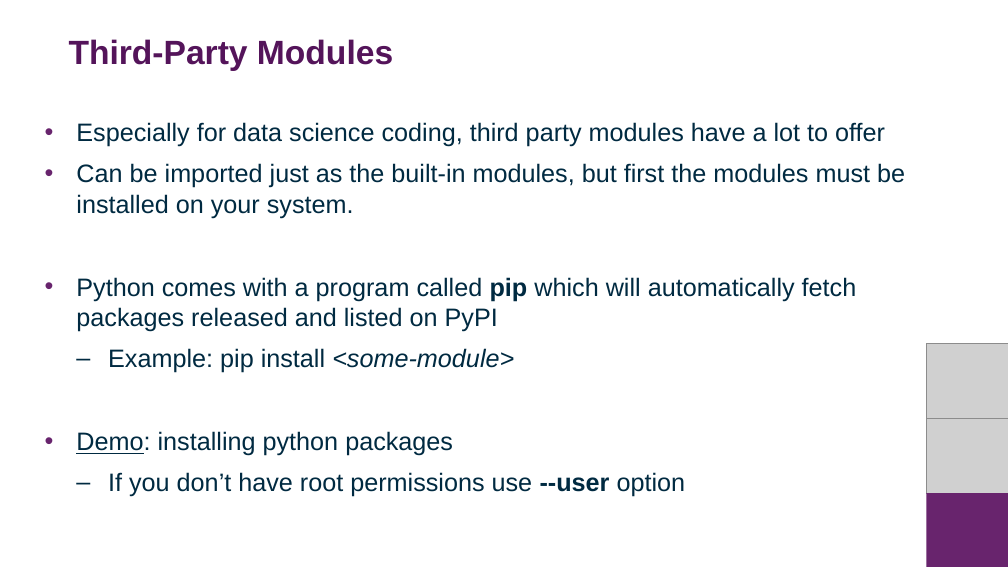
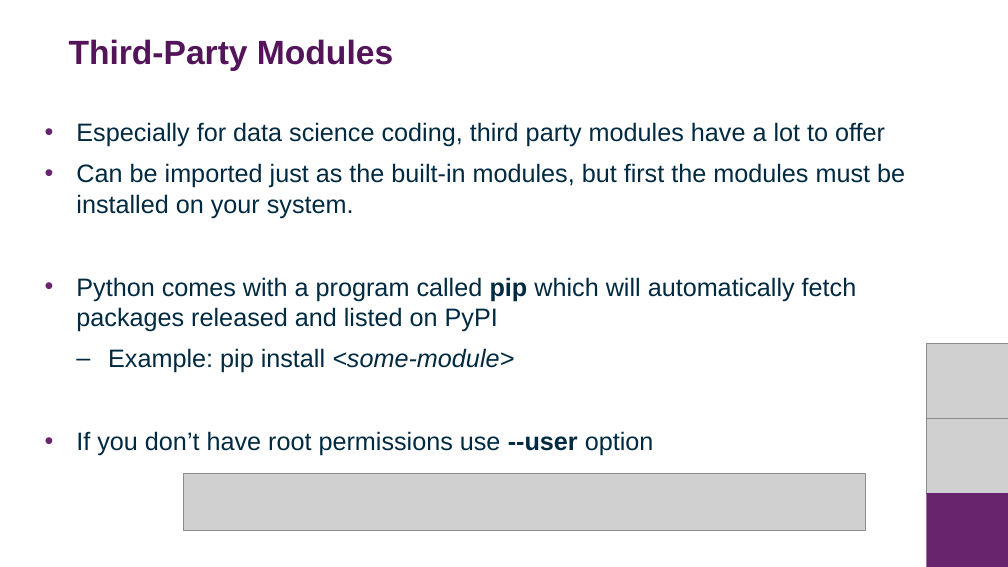
Before and after one commit to DurhamARC/Intermediate-Python, a slide deck: slide 33 of slides/intermediate_python.pptx. Drawn at 1008x567 pixels with LibreOffice and Linux fonts; fonts in the diff are those of the drawing; grey boxes stand for pictures; background and template pictures are left out. Boxes give left, top, right and bottom in pixels: in the first picture for what was removed or moved away, otherwise in the second. Text is boxed around its words. In the diff, an @@ line names an element or a change of style, - is before the commit and + after.

```diff
--- a/slides/intermediate_python.pptx
+++ b/slides/intermediate_python.pptx
@@ text at (76, 431, 453, 456): paragraph removed @@
-  • Demo: installing python packages
@@ text at (76, 431, 654, 456): bullet – to •; list level 3 to 2 in "If you don’t have root ..." @@
@@ picture added at (183, 474, 866, 530) @@
```
Also in this commit, not shown: 2 other slides changed, 1 other file.
